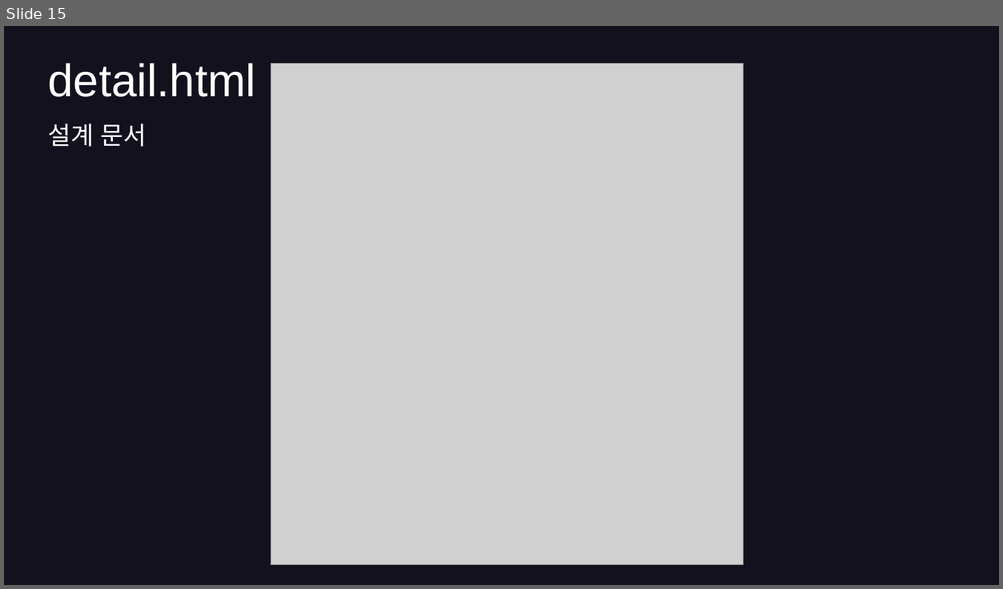
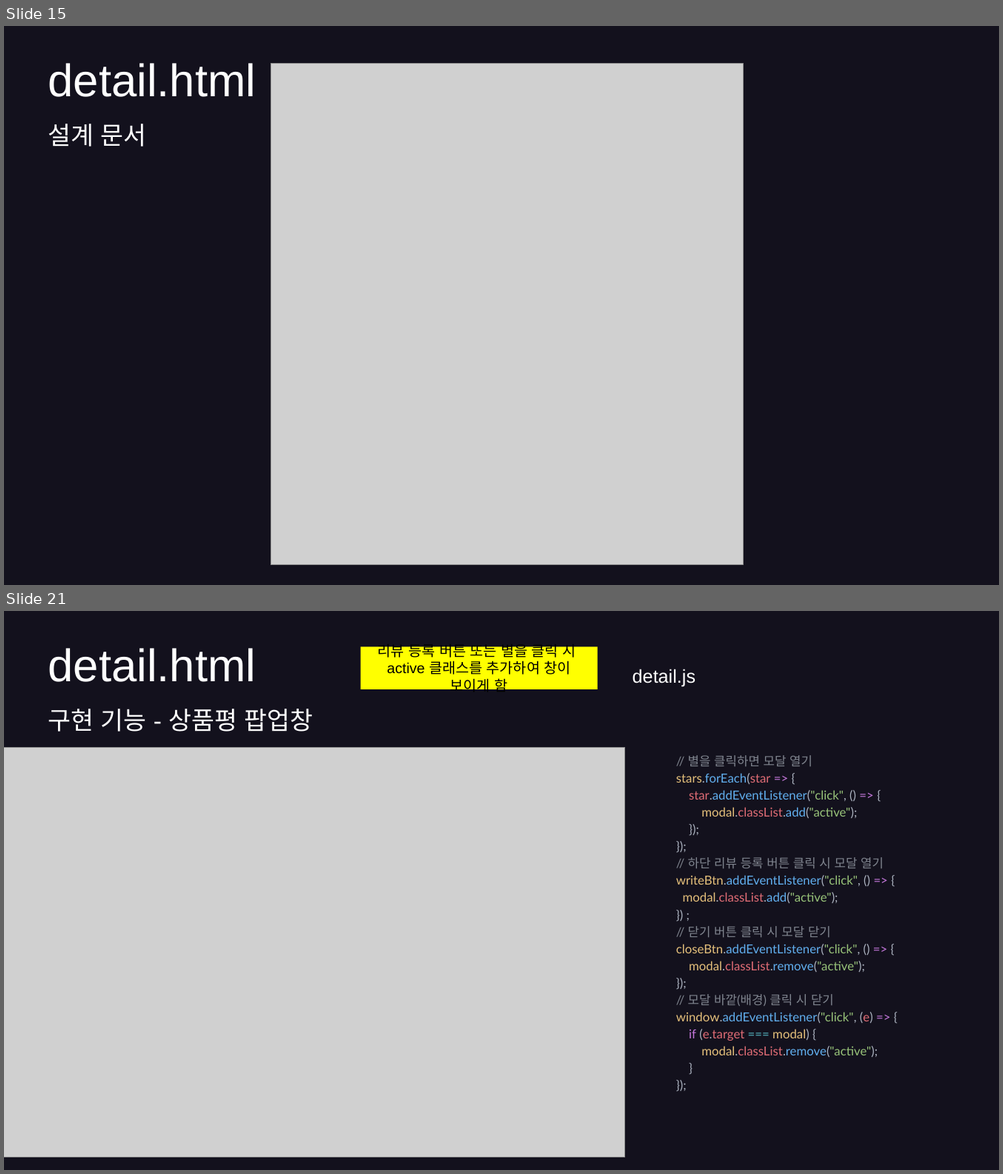
Before and after one commit to hyunkyumlee/FrontProject, a slide deck: 발표 자료/푸마_발표ppt.pptx. Shown one above the other, each under a label of ours: slide 15 before the commit, slides 15 and 21 after it; the slides between them are not shown. The pictures are 1003x589 and 1003x1174 pixels, drawn with LibreOffice and Linux fonts; fonts in the diff are those of the drawing; grey boxes stand for pictures. Boxes give left, top, right and bottom in pixels: in the first picture for what was removed or moved away, otherwise in the second. Text is boxed around its words. In the diff, an @@ line names an element or a change of style, - is before the commit and + after.

```diff
--- a/발표 자료/푸마_발표ppt.pptx
+++ b/발표 자료/푸마_발표ppt.pptx
@@ slide 21 added at box(4, 611, 999, 1170), background #13111D @@
@@ title added at box(48, 648, 256, 682), 44 pt, text #FFFFFF @@
+detail.html
@@ rectangle added at box(361, 647, 598, 689), fill #FFFF00, 14 pt, text #000000 @@
+리뷰 등록 버튼 또는 별을 클릭 시
+active 클래스를 추가하여 창이 보이게 함
@@ text added at box(632, 669, 695, 687), 18 pt, text #FFFFFF @@
+detail.js
@@ text added at box(48, 709, 313, 732), 24 pt, text #FFFFFF @@
+구현 기능 - 상품평 팝업창
@@ picture added at box(4, 748, 625, 1158) @@
@@ text added at box(676, 755, 883, 1057), 12 pt, text #61AFEF @@
+// 별을 클릭하면 모달 열기
+stars.forEach(star => {
+star.addEventListener("click", () => {
+modal.classList.add("active");
+});
+});
+// 하단 리뷰 등록 버튼 클릭 시 모달 열기
+writeBtn.addEventListener("click", () => {
+modal.classList.add("active");
+}) ;
+// 닫기 버튼 클릭 시 모달 닫기
+closeBtn.addEventListener("click", () => {
+modal.classList.remove("active");
+});
+// 모달 바깥(배경) 클릭 시 닫기
+window.addEventListener("click", (e) => {
+if (e.target === modal) {
+modal.classList.remove("active");
+}
+});
```
Also in this commit, not shown: 5 slides changed, 13 other slides added, 2 other files.
